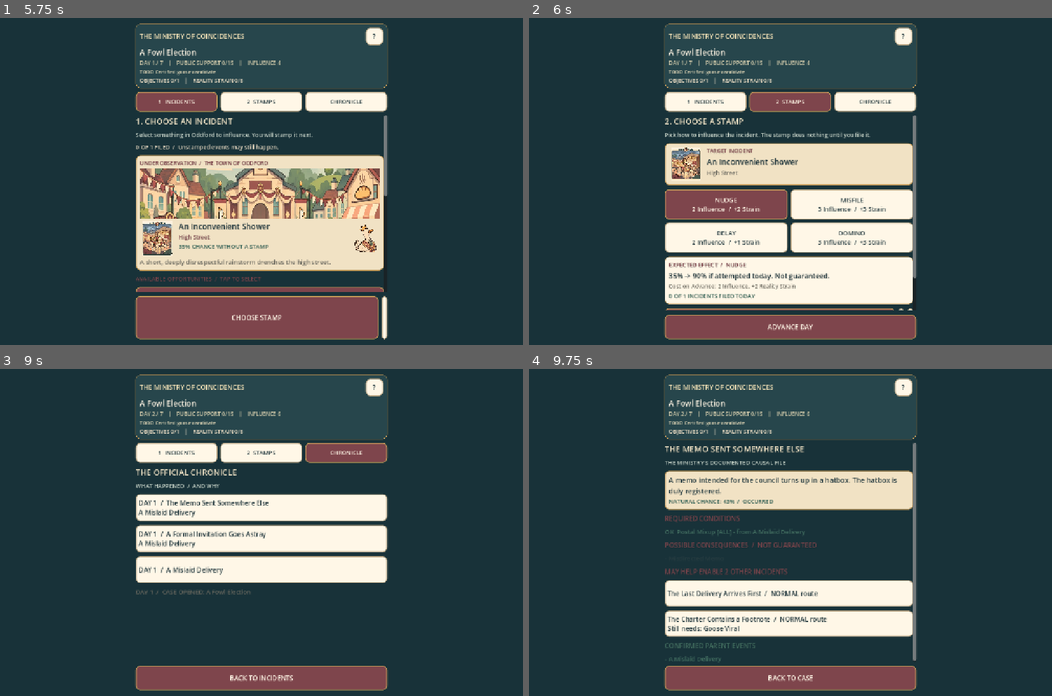
Above: before the commit, frames 1-4 (two rows, left to right).
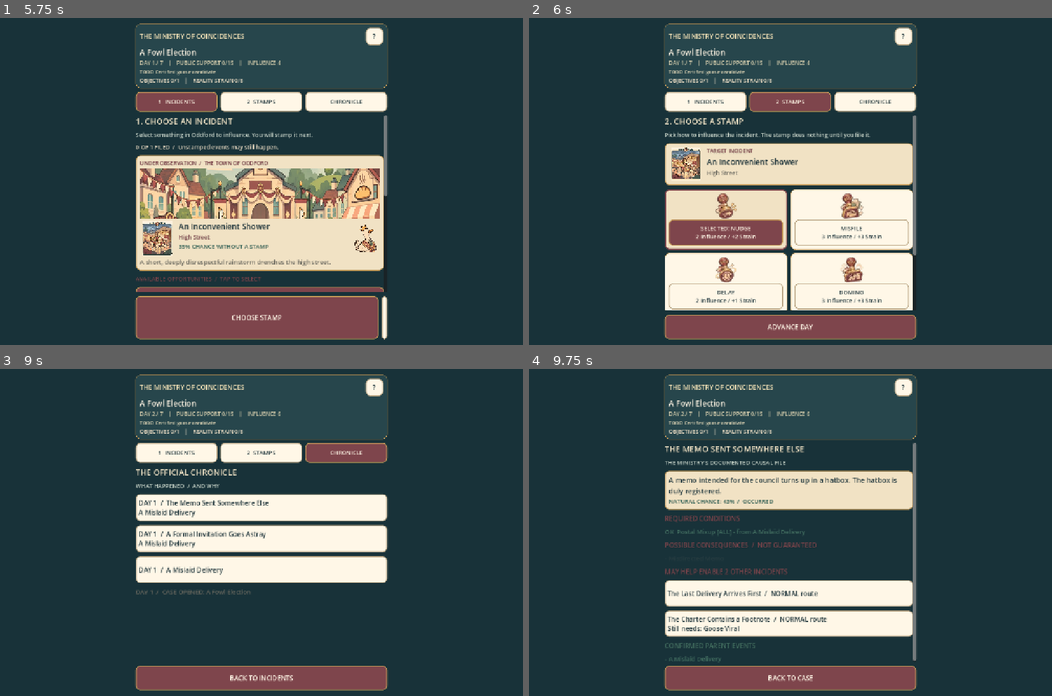
Above: after the commit, the same moments.

Repository: killjoy00/ministry
Game: Godot game, scene res://scenes/mobile_main.tscn
The game is run twice, just before and just after one commit, with the same random seed, the same clock (stepped at 60 frames per second) and the same inputs. This scene is started directly instead of the project's main scene.
Inputs (mouse positions are in pixels of both pictures, inside the frame that each line leads up to):
- Up to frame 1 (5.75 s): click "NEXT" at 0.5 s; click "NEXT" at 1.25 s; click "SKIP BRIEFING" at 2 s; click "?" at 2.75 s; click "REPLAY MISS QUILL'S BRIEFING" at 3.5 s; click "SKIP BRIEFING" at 4.25 s; click "1 INCIDENTS" at 5 s
- Up to frame 2 (6 s): click "2 STAMPS" at 5.75 s
- Up to frame 3 (9 s): click (251, 679) at 6.5 s, where only the run before the commit has a clickable "FILE STAMP"; click "SKIP" at 7.25 s; click "CONTINUE" at 8 s; click "CHRONICLE" at 8.75 s
- Up to frame 4 (9.75 s): click "DAY 1 / The Memo Sent Somewhe…" at 9.5 s

Frame 1 is identical in both runs. In frame 2, 9.5% of the frame differs, in the area x 26-74%, y 52-90%; in frame 3, less than 0.1%; in frame 4, nothing differs.

Commit message:
Use original illustrated stamp seals and remove hidden filing button

Diff:
--- a/scripts/mobile/mobile_game.gd
+++ b/scripts/mobile/mobile_game.gd
@@ -278,19 +278,36 @@
     else:
         body.add_child(_label("There are no eligible incidents. You may advance without a stamp.", 17, MUTED))
     var grid := GridContainer.new()
+    grid.name = "MobileStampSealGallery"
     grid.columns = 2
-    grid.add_theme_constant_override("h_separation", 7)
-    grid.add_theme_constant_override("v_separation", 7)
+    grid.add_theme_constant_override("h_separation", 8)
+    grid.add_theme_constant_override("v_separation", 8)
     body.add_child(grid)
     for id in Simulation.STAMP_ORDER:
         var stamp: Dictionary = Simulation.STAMPS[id]
-        var short: String = str(STAMP_LABELS[id])
-        var button := _button("%s\n%d Influence  /  +%d Strain" % [short, int(stamp["cost"]), maxi(1, int(stamp["strain"]) - int(sim.profile.get("audit", 0)))], id == selected_stamp, 74)
+        var is_selected: bool = id == selected_stamp
+        var tile := _panel(PAPER if is_selected else CREAM, BURGUNDY if is_selected else GOLD, 3 if is_selected else 1, 11)
+        tile.name = "MobileStampTile_" + id
+        tile.size_flags_horizontal = Control.SIZE_EXPAND_FILL
+        grid.add_child(tile)
+        var contents := VBoxContainer.new()
+        contents.add_theme_constant_override("separation", 2)
+        tile.add_child(contents)
+        var seal := TextureRect.new()
+        seal.name = "MobileSealArt_" + id
+        seal.texture = load("res://assets/illustrated/stamp_%s_small.webp" % id) as Texture2D
+        seal.custom_minimum_size = Vector2(64, 62)
+        seal.expand_mode = TextureRect.EXPAND_IGNORE_SIZE
+        seal.stretch_mode = TextureRect.STRETCH_KEEP_ASPECT_CENTERED
+        seal.mouse_filter = Control.MOUSE_FILTER_IGNORE
+        contents.add_child(seal)
+        var caption: String = "%s%s\n%d Influence / +%d Strain" % ["SELECTED: " if is_selected else "", str(STAMP_LABELS[id]), int(stamp["cost"]), maxi(1, int(stamp["strain"]) - int(sim.profile.get("audit", 0)))]
+        var button := _button(caption, is_selected, 64)
         button.name = "MobileStamp_" + id
         button.size_flags_horizontal = Control.SIZE_EXPAND_FILL
-        button.add_theme_font_size_override("font_size", 15)
+        button.add_theme_font_size_override("font_size", 14)
         button.pressed.connect(_select_stamp.bind(id))
-        grid.add_child(button)
+        contents.add_child(button)
     var active: Dictionary = Simulation.STAMPS[selected_stamp]
     var preview := _panel(CREAM, GOLD, 1, 11)
     preview.name = "MobileStampPreview"
@@ -312,19 +329,13 @@
     var row := HBoxContainer.new()
     row.add_theme_constant_override("separation", 8)
     body.add_child(row)
-    var filed := _button("FILE STAMP", true, 55)
-    filed.name = "MobileFileStampButton"
-    filed.size_flags_horizontal = Control.SIZE_EXPAND_FILL
-    filed.disabled = not _can_file()
-    filed.pressed.connect(_file_stamp)
-    row.add_child(filed)
-    var undo := _button("UNDO", false, 55)
-    undo.name = "MobileUndoButton"
-    undo.disabled = _filed_count() == 0
-    undo.pressed.connect(_undo)
-    row.add_child(undo)
-    var why := _button("WHY?", false, 55)
+    var change := _button("CHANGE INCIDENT", false, 54)
+    change.size_flags_horizontal = Control.SIZE_EXPAND_FILL
+    change.pressed.connect(_change_page.bind("incidents"))
+    row.add_child(change)
+    var why := _button("WHY THIS INCIDENT?", false, 54)
     why.disabled = rule.is_empty()
+    why.size_flags_horizontal = Control.SIZE_EXPAND_FILL
     why.pressed.connect(_show_evidence.bind(selected_event))
     row.add_child(why)
 
